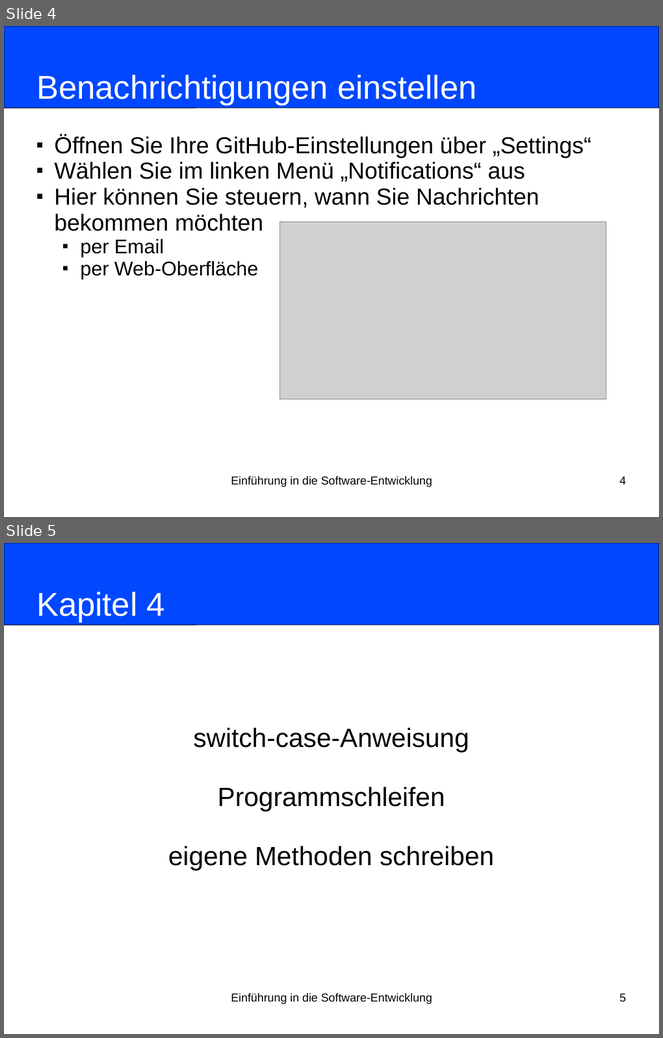
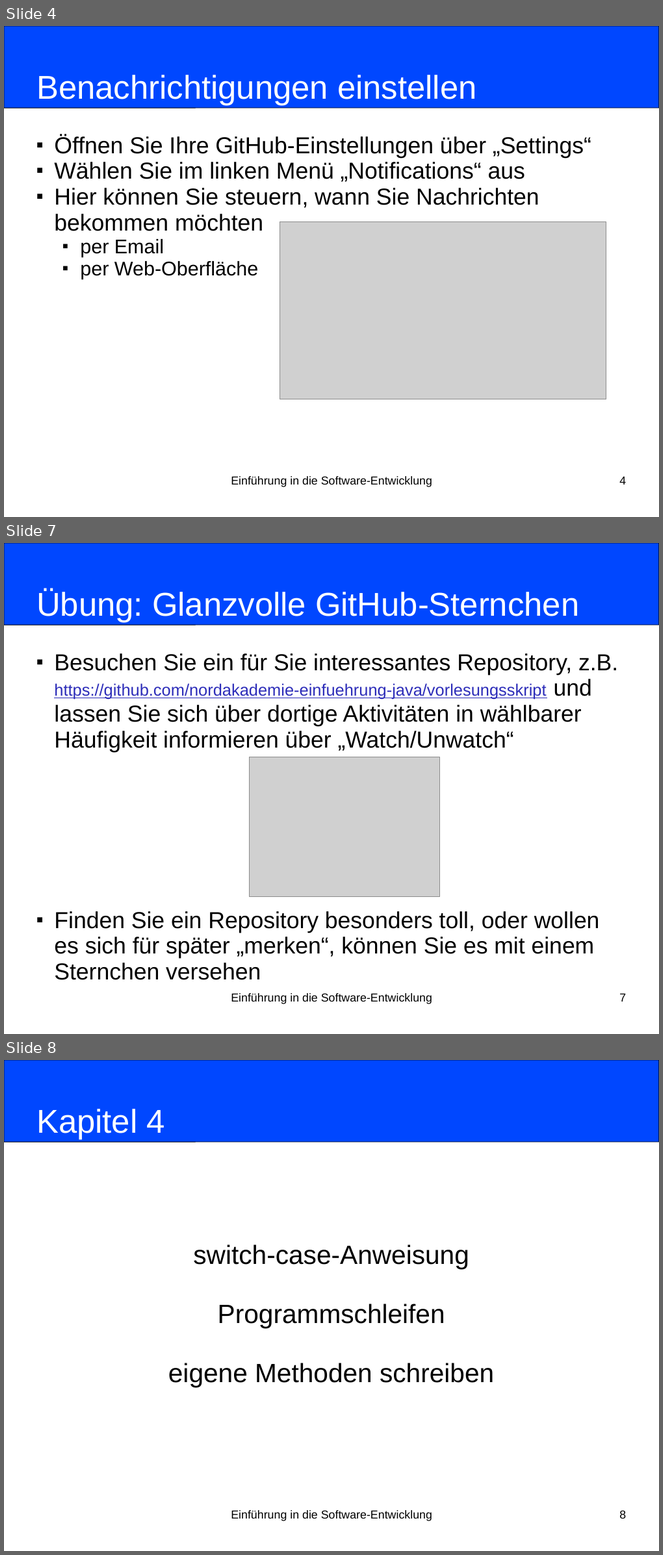
Before and after one commit to nordakademie-einfuehrung-java/vorlesungsskript, a slide deck: folien/Semester_03_Termin_04_Kapitel04.pptx. Shown one above the other, each under a label of ours: slides 4 and 5 before the commit, slides 4, 7 and 8 after it; the slides between them are not shown. The pictures are 663x1038 and 663x1555 pixels, drawn with LibreOffice and Linux fonts; fonts in the diff are those of the drawing; grey boxes stand for pictures. Boxes give left, top, right and bottom in pixels: in the first picture for what was removed or moved away, otherwise in the second. Text is boxed around its words. In the diff, an @@ line names an element or a change of style, - is before the commit and + after.

Commit message:
github uebungen hinzugefuegt

```diff
--- a/folien/Semester_03_Termin_04_Kapitel04.pptx
+++ b/folien/Semester_03_Termin_04_Kapitel04.pptx
@@ slide 7 added at (4,543,659,1034), background #FFFFFF @@
@@ rounded rectangle added at (4,543,659,625), fill #0047FF, outline #000000 0.75 pt @@
@@ title added at (36,589,579,622), 40 pt, text #FFFFFF @@
+Übung: Glanzvolle GitHub-Sternchen
@@ subtitle added at (54,653,618,980), 28 pt, text #000000 @@
+■ Besuchen Sie ein für Sie interessantes Repository, z.B. https://github.com/nordakademie-einfuehrung-java/vorlesungsskript und lassen Sie sich über dortige Aktivitäten in wählbarer Häufigkeit informieren über „Watch/Unwatch“
+■ Finden Sie ein Repository besonders toll, oder wollen es sich für später „merken“, können Sie es mit einem Sternchen versehen
@@ picture added at (250,757,440,897) @@
@@ text added at (231,993,432,1005), 14 pt, text #000000 @@
+Einführung in die Software-Entwicklung
@@ page number added at (620,993,626,1002), 14 pt, text #000000 @@
+7
@@ what was slide 5 is now slide 8 @@
@@ page number at (620,1510,626,1519): text changed @@
-5
+8
```
Also in this commit, not shown: 3 slides changed, 2 other slides added.
